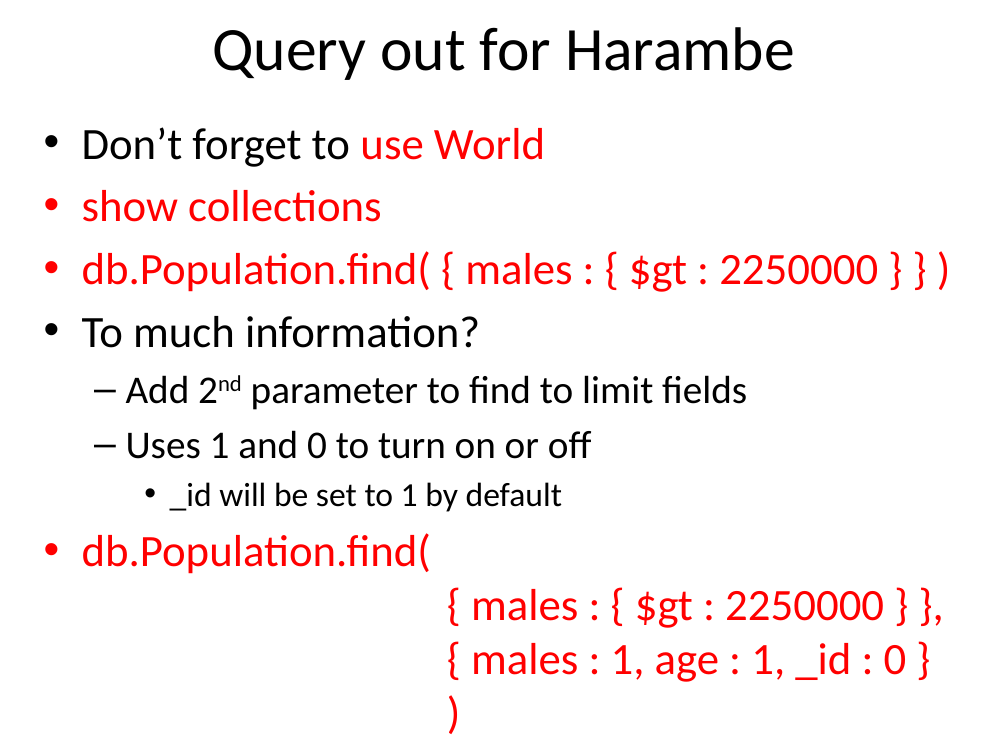
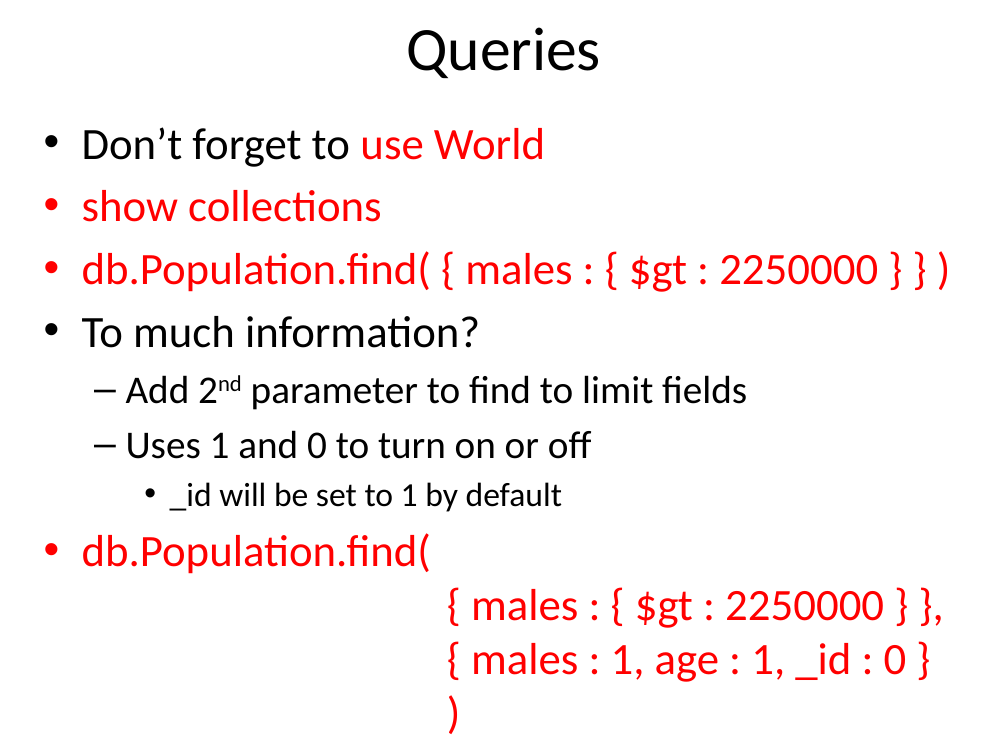
Before and after one commit to sjfricke/IEEE-Mini-Projects-UW-Madison, a slide deck: slide 22 of Tutorial/PowerPoint Versions/MongoDB and Databases.pptx. Drawn at 1008x756 pixels with LibreOffice and Linux fonts; fonts in the diff are those of the drawing. Boxes give left, top, right and bottom in pixels: in the first picture for what was removed or moved away, otherwise in the second. Text is boxed around its words. In the diff, an @@ line names an element or a change of style, - is before the commit and + after.

```diff
--- a/Tutorial/PowerPoint Versions/MongoDB and Databases.pptx
+++ b/Tutorial/PowerPoint Versions/MongoDB and Databases.pptx
@@ title at bbox=[406, 27, 601, 78]: text changed @@
-Query out for Harambe
+Queries
```
Also in this commit, not shown: 3 other slides changed, 1 other file.
